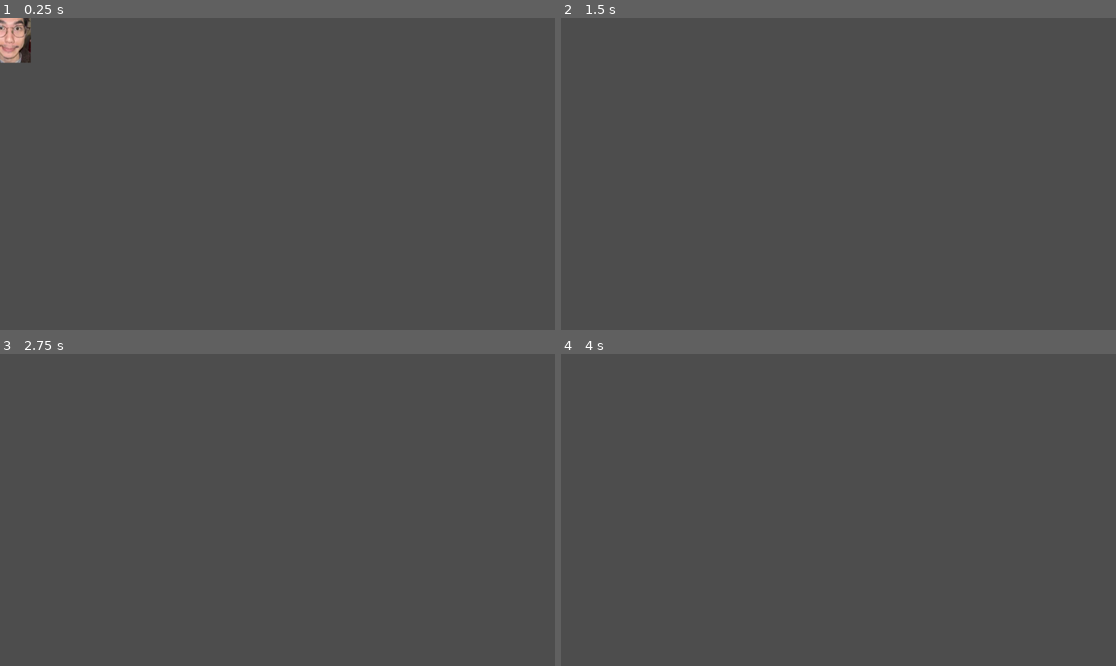
Above: before the commit, frames 1-4 (two rows, left to right).
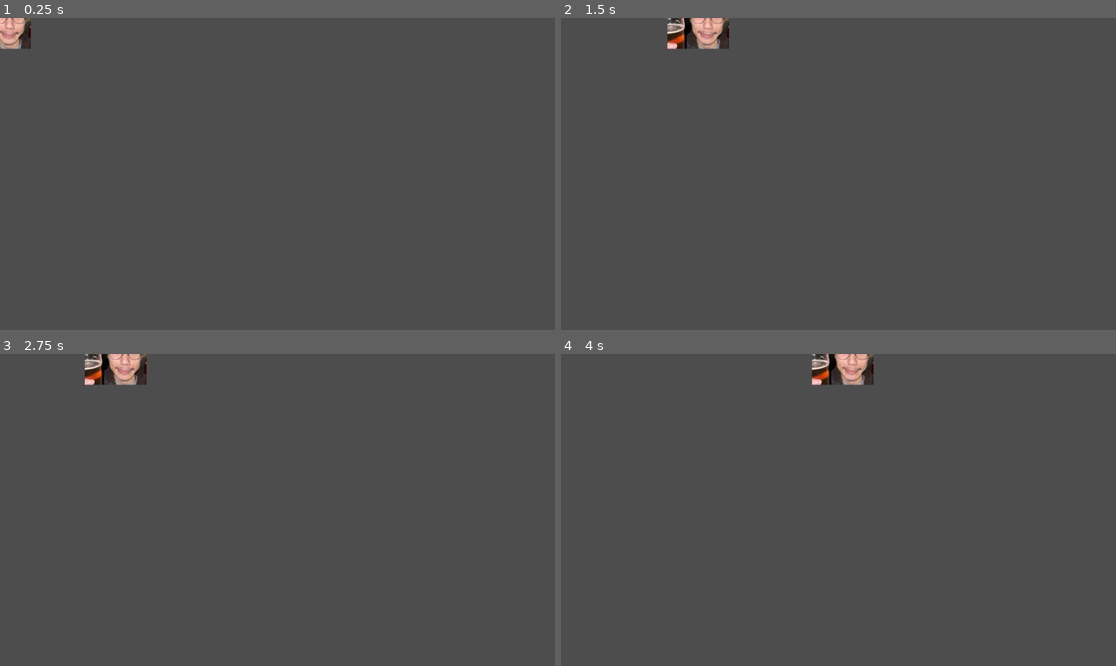
Above: after the commit, the same moments.

Repository: kitkattier/yogurt-friends
Game: Godot game, scene res://main.tscn
The game is run twice, just before and just after one commit, with the same random seed, the same clock (stepped at 60 frames per second) and the same inputs.
Inputs:
- Up to frame 1 (0.25 s): no input
- Up to frame 2 (1.5 s): tap Enter (ui_accept) at 0.5, 0.6, 0.77, 1.07, 1.35 s; hold Right (ui_right) from 0.53 s (still down)
- Up to frame 3 (2.75 s): tap Enter (ui_accept) at 1.52, 1.82, 2.1 s; release Right (ui_right) at 2.03 s; hold Left (ui_left) from 2.03 s (still down)
- Up to frame 4 (4 s): release Left (ui_left) at 2.78 s; hold Right (ui_right) from 2.78 s (still down); tap Enter (ui_accept) at 2.85, 3.02, 3.32, 3.6, 3.77 s

The runs differ from the first frame. In frame 1, 0.6% of the frame differs, in the area x 0-6%, y 0-15%; in frame 2, 1.0%; in frame 3, 1.0%, in the area x 15-27%, y 0-11%; in frame 4, 1.0%.

Commit message:
(#8) Make player move in all 4 directions

Diff:
--- a/player/player.gd
+++ b/player/player.gd
@@ -1,25 +1,17 @@
 extends CharacterBody2D
 
-
 const SPEED = 300.0
-const JUMP_VELOCITY = -400.0
-
 
 func _physics_process(delta: float) -> void:
-	# Add the gravity.
-	if not is_on_floor():
-		velocity += get_gravity() * delta
+	var direction := Vector2(
+		Input.get_axis("ui_left", "ui_right"),
+		Input.get_axis("ui_up", "ui_down")
+	)
 
-	# Handle jump.
-	if Input.is_action_just_pressed("ui_accept") and is_on_floor():
-		velocity.y = JUMP_VELOCITY
-
-	# Get the input direction and handle the movement/deceleration.
-	# As good practice, you should replace UI actions with custom gameplay actions.
-	var direction := Input.get_axis("ui_left", "ui_right")
-	if direction:
-		velocity.x = direction * SPEED
+	if direction != Vector2.ZERO:
+		direction = direction.normalized()
+		velocity = direction * SPEED
 	else:
-		velocity.x = move_toward(velocity.x, 0, SPEED)
+		velocity = velocity.move_toward(Vector2.ZERO, SPEED)
 
 	move_and_slide()
--- a/player/player.tscn
+++ b/player/player.tscn
@@ -18,6 +18,7 @@
 size = Vector2(128, 128)
 
 [node name="Player" type="CharacterBody2D" unique_id=21336461]
+motion_mode = 1
 script = ExtResource("1_rkbax")
 metadata/_edit_group_ = true
 
